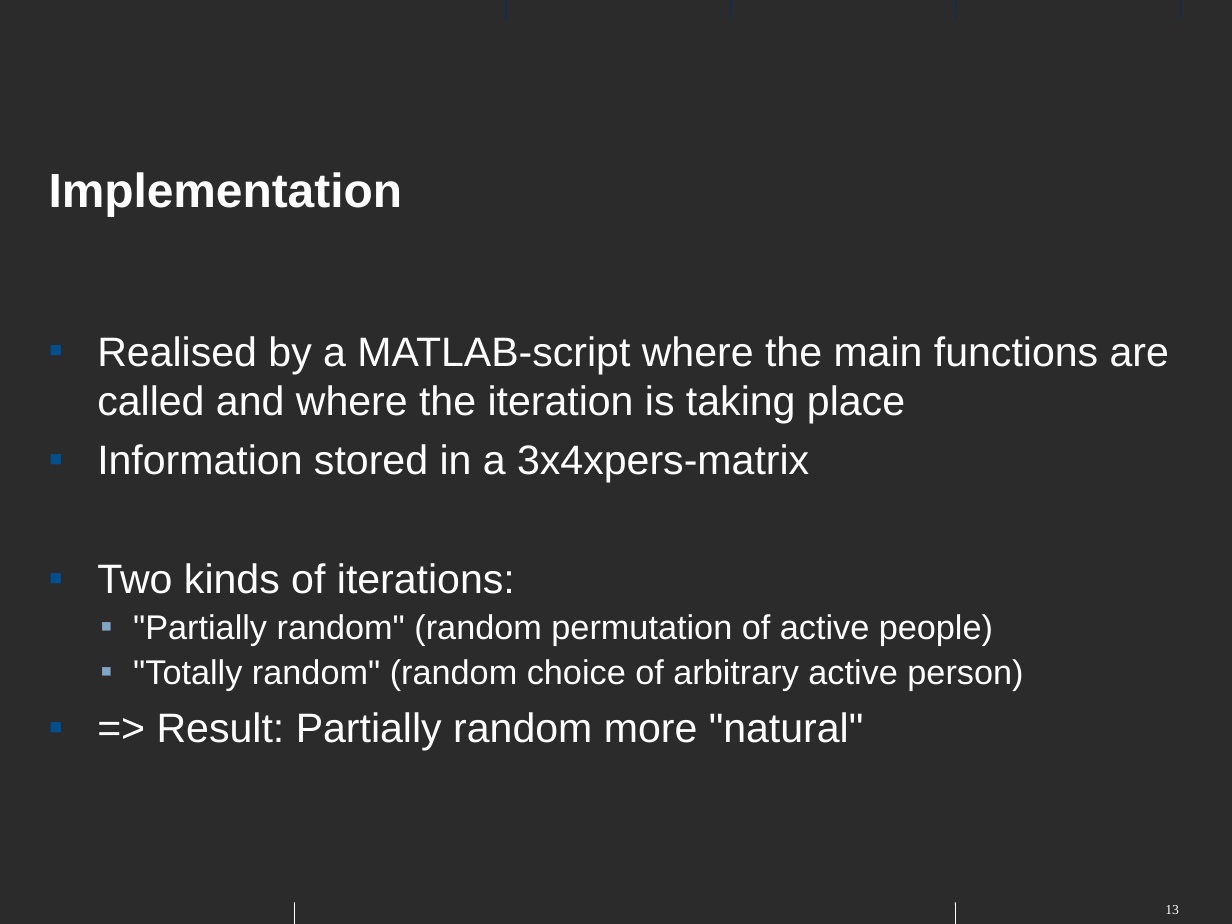
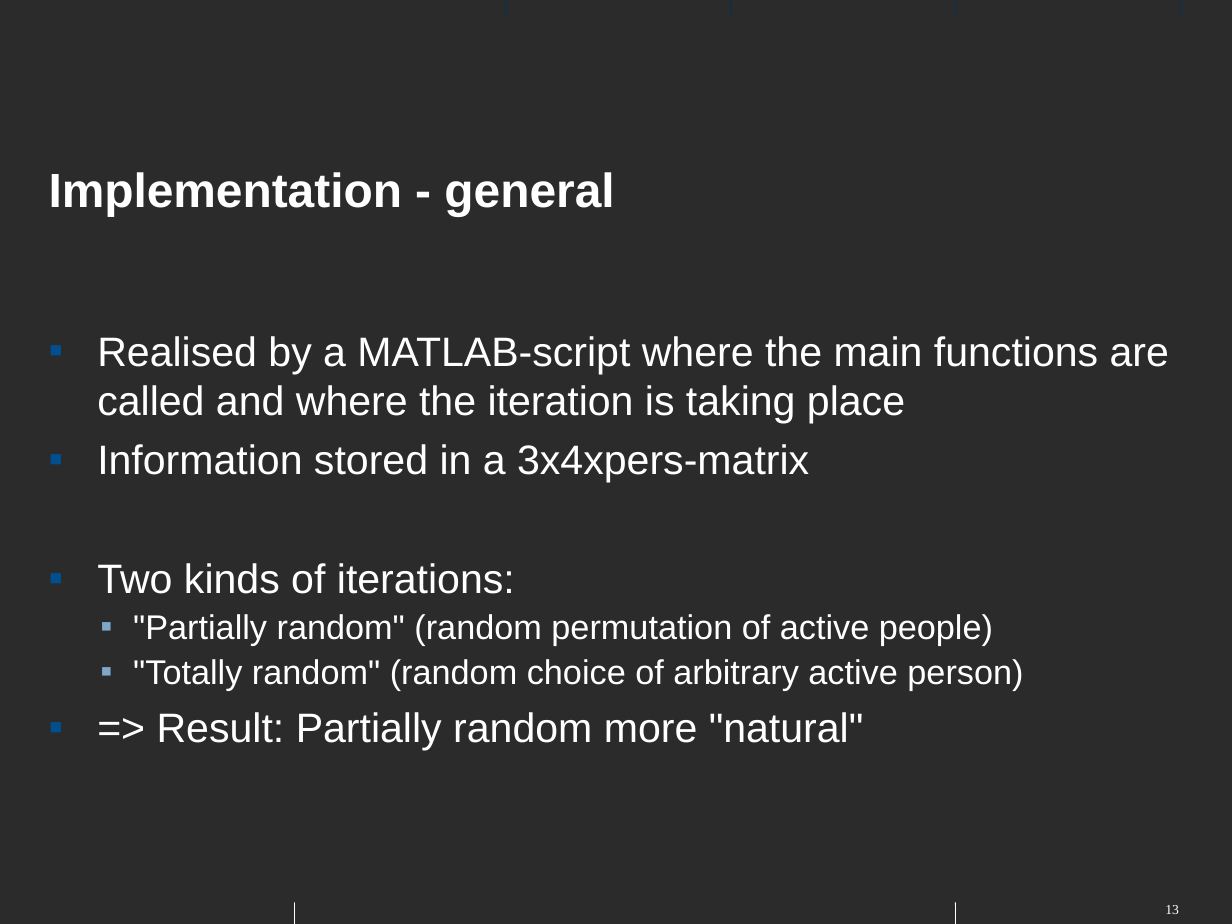
Before and after one commit to nfloery/crowd-flow-optimization, a slide deck: slide 13 of presentation/cfo.odp. Drawn at 1232x924 pixels with LibreOffice and Linux fonts; fonts in the diff are those of the drawing; background and template pictures are left out; a plain dark background stands for a picture behind light text. Boxes give left, top, right and bottom in pixels: in the first picture for what was removed or moved away, otherwise in the second. Text is boxed around its words. In the diff, an @@ line names an element or a change of style, - is before the commit and + after.

```diff
--- a/presentation/cfo.odp
+++ b/presentation/cfo.odp
@@ title at (49, 172, 614, 217): text changed @@
-Implementation
+Implementation - general
```
Also in this commit, not shown: 7 other slides changed, 4 slides added.
